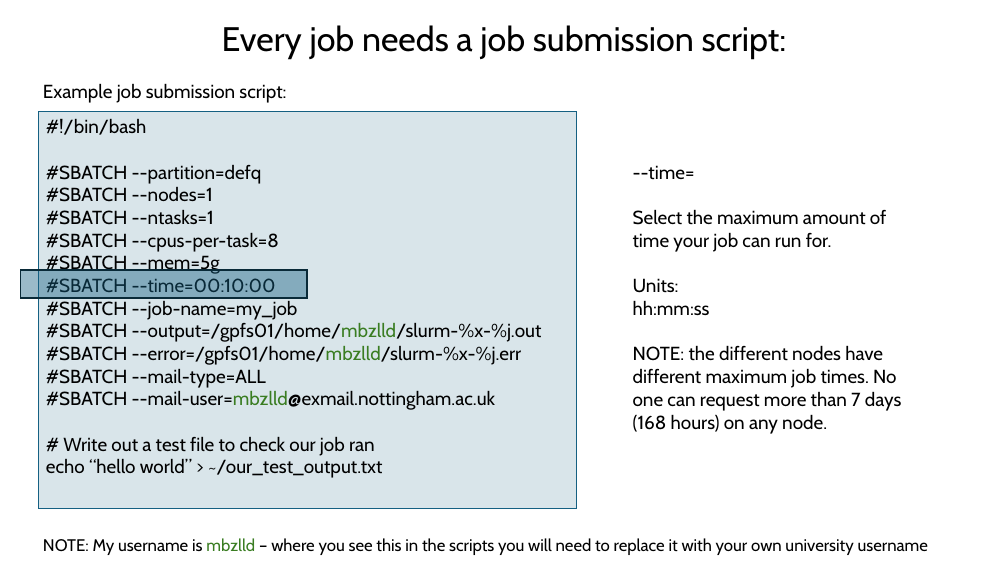
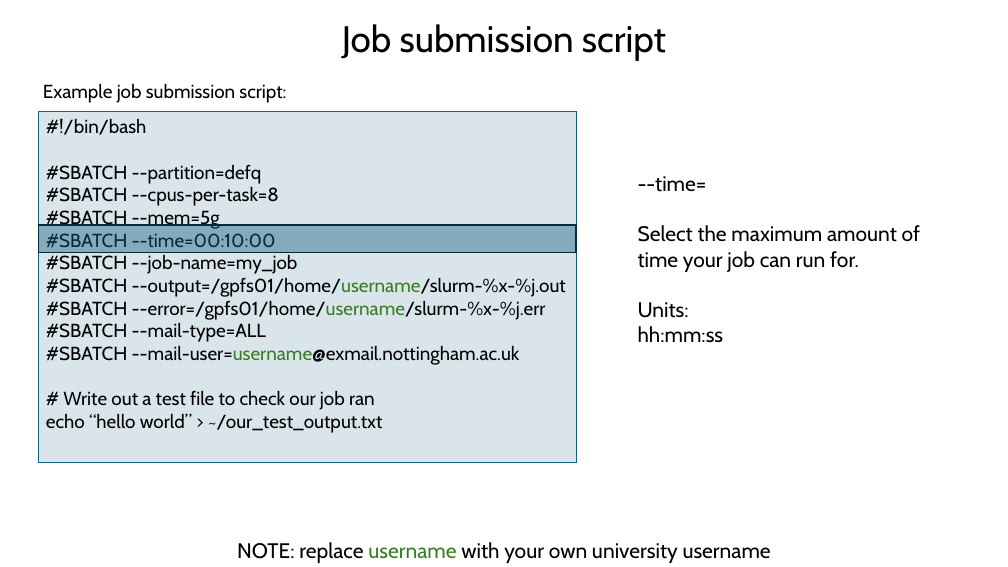
Before and after one commit to BioinformaticsMSc/LIFE4138_2627, a slide deck: slide 11 of UNIX_session_3/Ada_in_depth.pptx (slide 13 before the commit). Drawn at 1008x567 pixels with LibreOffice and Linux fonts; fonts in the diff are those of the drawing. Boxes give left, top, right and bottom in pixels: in the first picture for what was removed or moved away, otherwise in the second. Text is boxed around its words. In the diff, an @@ line names an element or a change of style, - is before the commit and + after.

```diff
--- a/UNIX_session_3/Ada_in_depth.pptx
+++ b/UNIX_session_3/Ada_in_depth.pptx
@@ text at box(342, 24, 666, 60): text changed; size 32.4 to 35.1 pt @@
-Every job needs a job submission script:
+Job submission script
@@ rectangle "#!/bin/bash": place and size @@
-rectangle "#!/bin/bash" at box(39, 111, 576, 508)
+rectangle "#!/bin/bash" at box(39, 111, 576, 462)
@@ text "--time=": place and size @@
-text "--time=" at box(633, 165, 901, 434)
+text "--time=" at box(638, 176, 920, 343)
@@ text "--time=" at box(638, 176, 920, 343): size 18 to 20 pt @@
@@ text in rectangle at box(46, 187, 214, 225): paragraphs removed @@
-#SBATCH --nodes=1
-#SBATCH --ntasks=1
@@ rectangle: place and size @@
-rectangle at box(20, 271, 307, 298)
+rectangle at box(39, 225, 576, 253)
@@ text in rectangle at box(46, 278, 566, 320): text changed @@
-#SBATCH --output=/gpfs01/home/mbzlld/slurm-%x-%j.out
-#SBATCH --error=/gpfs01/home/mbzlld/slurm-%x-%j.err
+#SBATCH --output=/gpfs01/home/username/slurm-%x-%j.out
+#SBATCH --error=/gpfs01/home/username/slurm-%x-%j.err
@@ text in rectangle at box(46, 346, 520, 365): text changed @@
-#SBATCH --mail-user=mbzlld@exmail.nottingham.ac.uk
+#SBATCH --mail-user=username@exmail.nottingham.ac.uk
@@ text at box(633, 345, 901, 434): paragraph removed @@
-NOTE: the different nodes have different maximum job times. No one can request more than 7 days (168 hours) on any node.
@@ text at box(237, 542, 771, 563): text changed; size 16 to 20 pt @@
-NOTE: My username is mbzlld – where you see this in the scripts you will need to replace it with your own university username
+NOTE: replace username with your own university username
```
Also in this commit, not shown: 21 other slides changed, 3 slides added, 9 slides removed.
